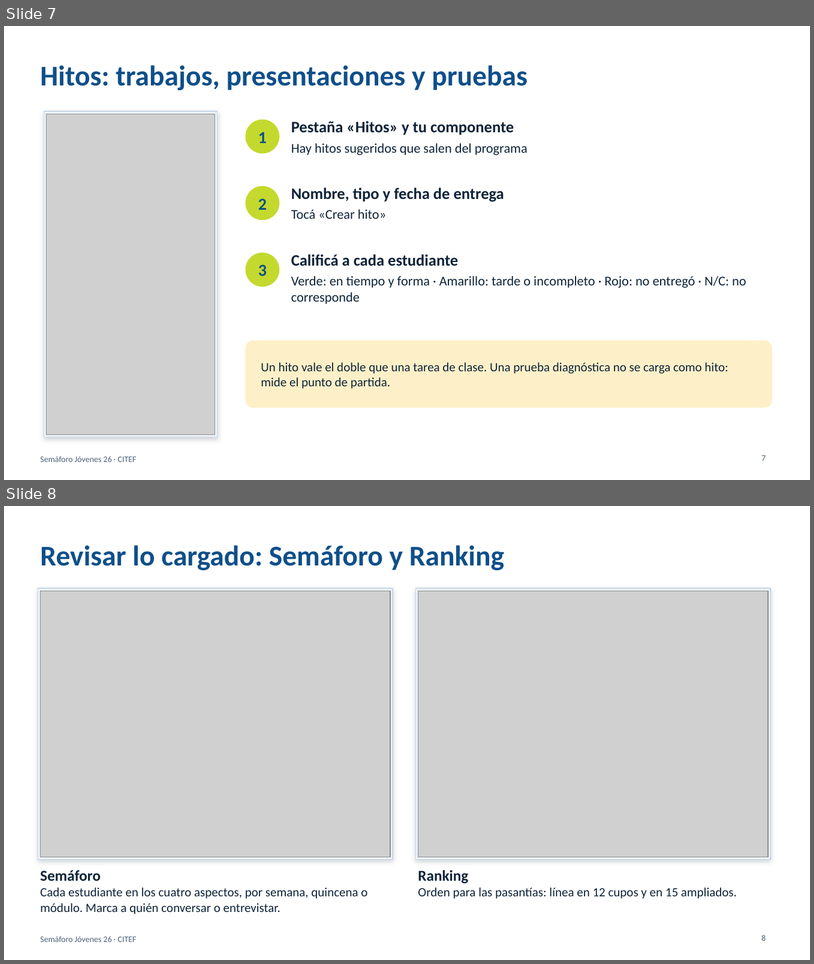
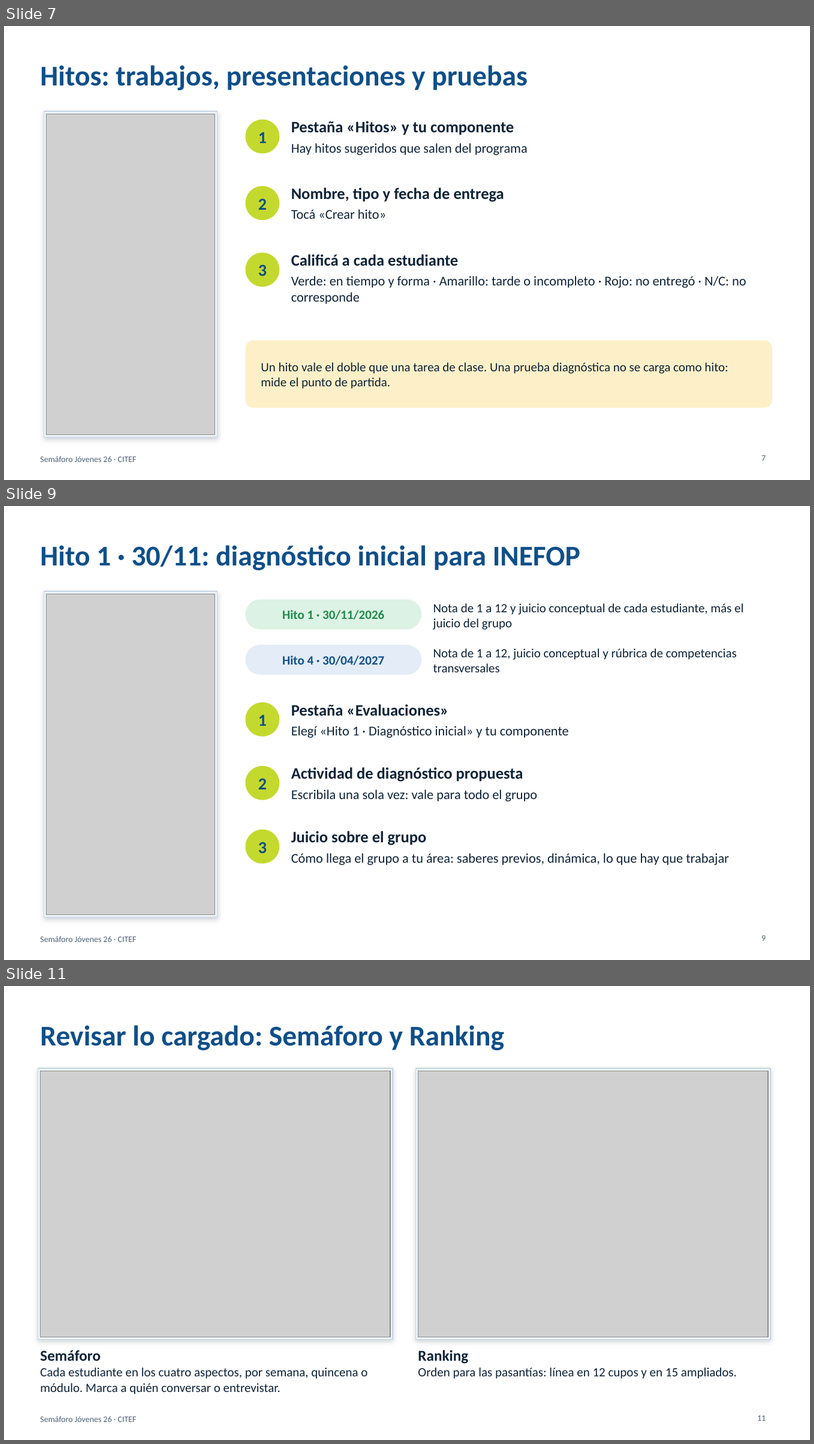
Before and after one commit to marcelosanchezempresa-eng/desafio-ted, a slide deck: jovenes26-citef/Presentacion-Semaforo-Jovenes26.pptx. Shown one above the other, each under a label of ours: slides 7 and 8 before the commit, slides 7, 9 and 11 after it; the slides between them are not shown. The pictures are 814x964 and 814x1444 pixels, drawn with LibreOffice and Linux fonts; fonts in the diff are those of the drawing; grey boxes stand for pictures. Boxes give left, top, right and bottom in pixels: in the first picture for what was removed or moved away, otherwise in the second. Text is boxed around its words. In the diff, an @@ line names an element or a change of style, - is before the commit and + after.

```diff
--- a/jovenes26-citef/Presentacion-Semaforo-Jovenes26.pptx
+++ b/jovenes26-citef/Presentacion-Semaforo-Jovenes26.pptx
@@ slide 9 added at <box>4,506,810,960</box>, background #FFFFFF; not listed: 1 template element that a slide beside it also shows @@
@@ title added at <box>40,545,581,570</box>, 34 pt, text #0F4F8A, bold @@
+Hito 1 · 30/11: diagnóstico inicial para INEFOP
@@ rectangle added at <box>44,591,218,917</box>, fill #EEF3F9, outline #C8D6E6 1 pt @@
@@ picture added at <box>47,594,215,915</box> @@
@@ rounded rectangle added at <box>246,600,422,629</box>, fill #DCF2E4, outline #DCF2E4 1 pt @@
@@ text added at <box>282,610,384,619</box>, 15 pt, text #1F8A4C, bold @@
+Hito 1 · 30/11/2026
@@ text added at <box>434,603,744,630</box>, 15 pt, text #0E2338 @@
+Nota de 1 a 12 y juicio conceptual de cada estudiante, más el juicio del grupo
@@ rounded rectangle added at <box>246,645,422,674</box>, fill #E3ECF7, outline #E3ECF7 1 pt @@
@@ text added at <box>434,648,737,672</box>, 15 pt, text #0E2338 @@
+Nota de 1 a 12, juicio conceptual y rúbrica de competencias transversales
@@ text added at <box>282,655,384,665</box>, 15 pt, text #0F4F8A, bold @@
+Hito 4 · 30/04/2027
@@ ellipse added at <box>246,703,279,736</box>, fill #C4D92E, outline #C4D92E 1 pt @@
@@ text added at <box>258,715,267,726</box>, 20 pt, text #0F4F8A, bold @@
+1
@@ text added at <box>291,704,569,738</box>, 16 pt, text #0E2338 @@
+Pestaña «Evaluaciones»
+Elegí «Hito 1 · Diagnóstico inicial» y tu componente
@@ ellipse added at <box>246,766,279,799</box>, fill #C4D92E, outline #C4D92E 1 pt @@
@@ text added at <box>291,767,538,801</box>, 16 pt, text #0E2338 @@
+Actividad de diagnóstico propuesta
+Escribila una sola vez: vale para todo el grupo
@@ text added at <box>258,778,267,789</box>, 20 pt, text #0F4F8A, bold @@
+2
@@ ellipse added at <box>246,829,279,863</box>, fill #C4D92E, outline #C4D92E 1 pt @@
@@ text added at <box>258,841,267,853</box>, 20 pt, text #0F4F8A, bold @@
+3
@@ text added at <box>291,831,729,865</box>, 16 pt, text #0E2338 @@
+Juicio sobre el grupo
+Cómo llega el grupo a tu área: saberes previos, dinámica, lo que hay que trabajar
@@ page number added at <box>762,935,766,940</box>, 10 pt, text #4C6178 @@
+9
@@ what was slide 8 is now slide 11 @@
@@ page number at <box>758,1415,766,1420</box>: text changed @@
-8
+11
```
Also in this commit, not shown: 3 slides changed, 3 other slides added, 8 other files.
